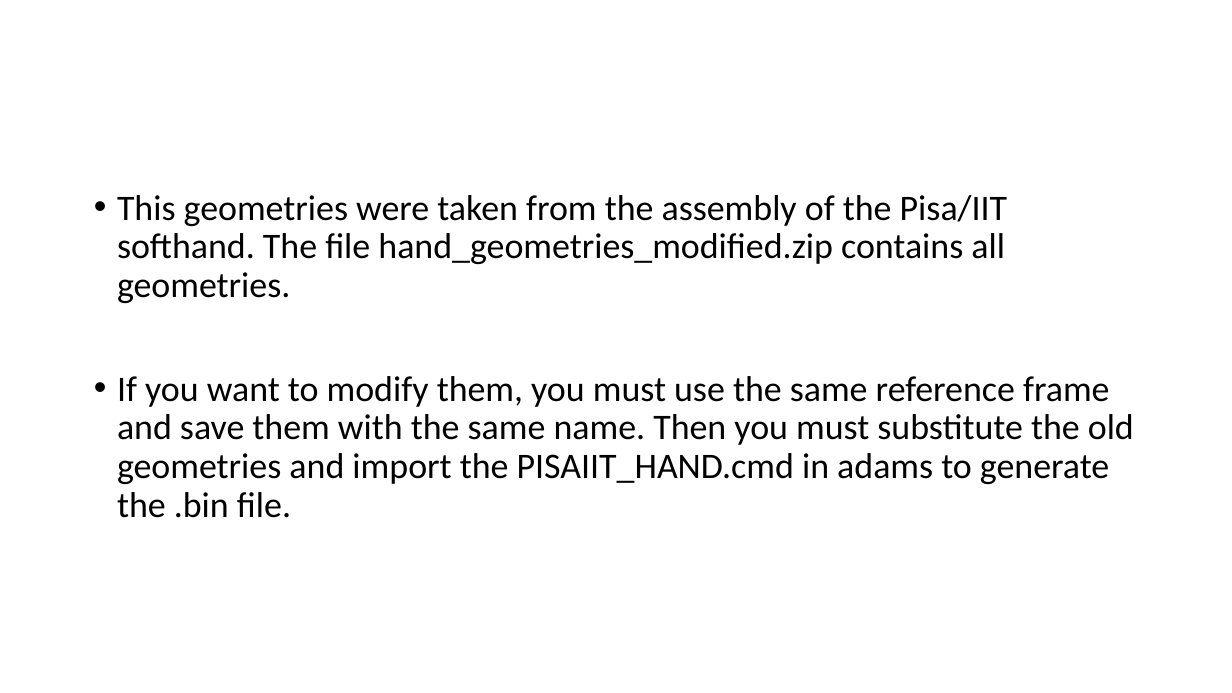
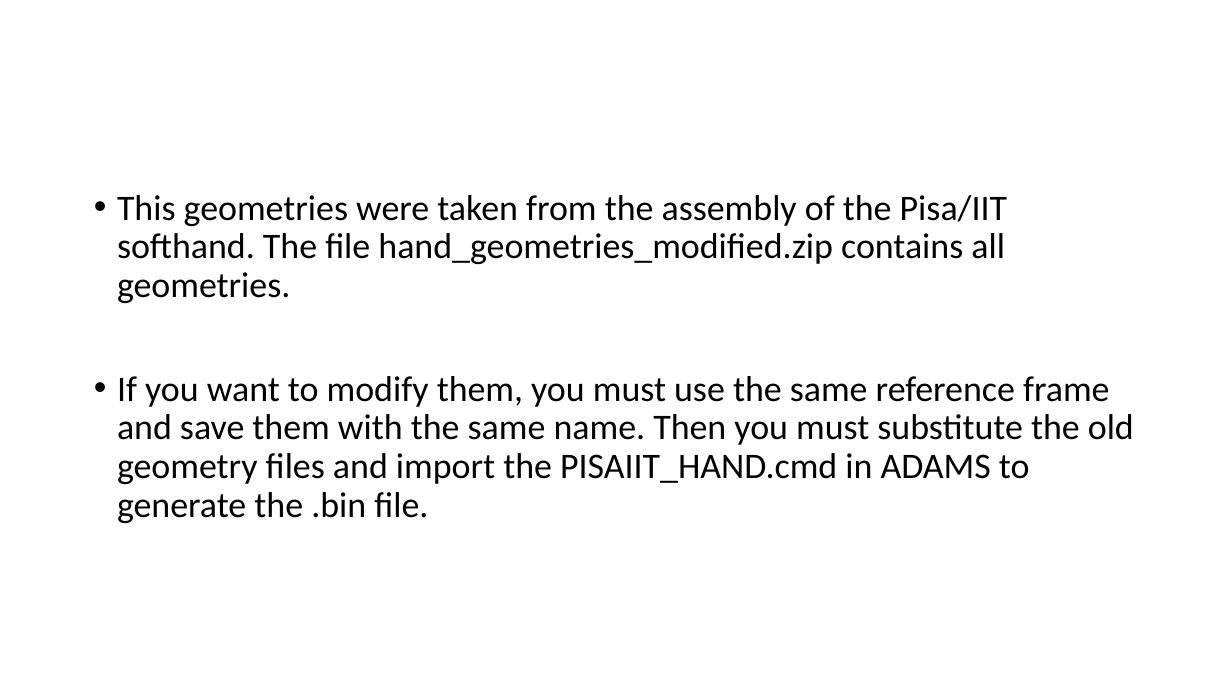
Before and after one commit to manuelbonilla/pacman_bbox, a slide deck: slide 2 of ADAMS/PISA_IIT_SOFT_HAND_TEMPLATE/scripts_and_useful_info/Geometry_info.pptx. Drawn at 1232x693 pixels with LibreOffice and Linux fonts; fonts in the diff are those of the drawing. Boxes give left, top, right and bottom in pixels: in the first picture for what was removed or moved away, otherwise in the second. Text is boxed around its words. In the diff, an @@ line names an element or a change of style, - is before the commit and + after.

Commit message:
Adding info for ADAMS geometries

```diff
--- a/ADAMS/PISA_IIT_SOFT_HAND_TEMPLATE/scripts_and_useful_info/Geometry_info.pptx
+++ b/ADAMS/PISA_IIT_SOFT_HAND_TEMPLATE/scripts_and_useful_info/Geometry_info.pptx
@@ text at [117,376,1134,523]: text changed @@
-• If you want to modify them, you must use the same reference frame and save them with the same name. Then you must substitute the old geometries and import the PISAIIT_HAND.cmd in adams to generate the .bin file.
+• If you want to modify them, you must use the same reference frame and save them with the same name. Then you must substitute the old geometry files and import the PISAIIT_HAND.cmd in ADAMS to generate the .bin file.
```
Also in this commit, not shown: 2 other files.
